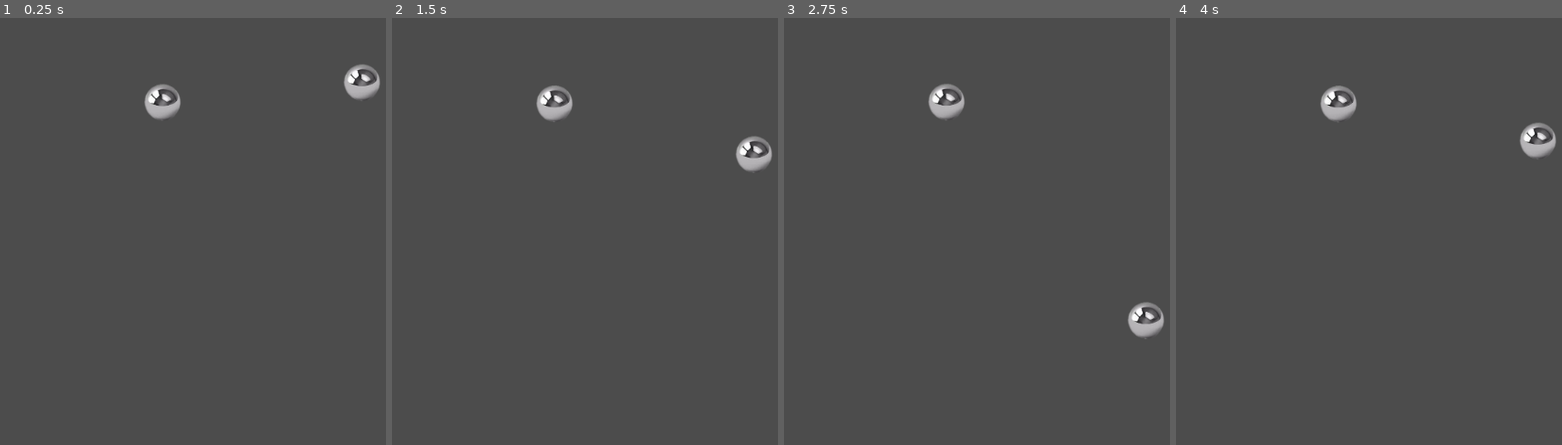
Above: before the commit, frames 1-4 (left to right).
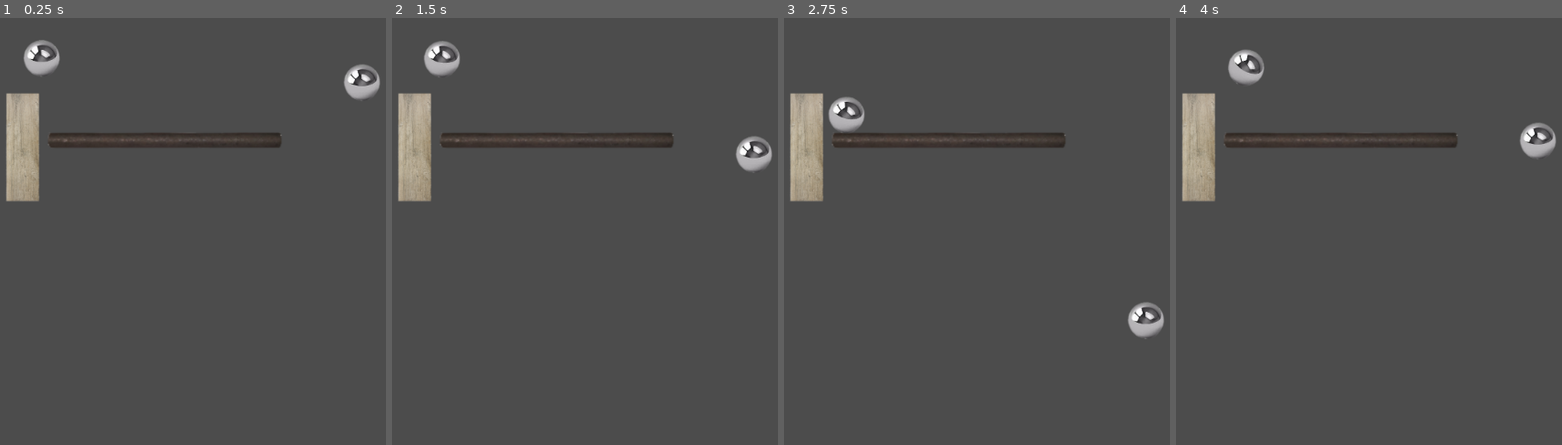
Above: after the commit, the same moments.

Repository: justinlok/219Jammer
Game: Godot game, scene res://Main.tscn
The game is run twice, just before and just after one commit, with the same random seed, the same clock (stepped at 60 frames per second) and the same inputs.
Inputs:
- Up to frame 1 (0.25 s): no input
- Up to frame 2 (1.5 s): no input
- Up to frame 3 (2.75 s): no input
- Up to frame 4 (4 s): no input

The runs differ from the first frame. In frame 1, 4.5% of the frame differs, in the area x 1-74%, y 5-43%; in frame 2, 4.5%; in frame 3, 4.5%; in frame 4, 4.5%.

Commit message:
Graphite and Wood textures

Diff:
--- a/Main.tscn
+++ b/Main.tscn
@@ -1,17 +1,21 @@
-[gd_scene load_steps=4 format=2]
+[gd_scene load_steps=5 format=2]
 
 [ext_resource path="res://Ball.tscn" type="PackedScene" id=1]
 [ext_resource path="res://Wall.tscn" type="PackedScene" id=2]
 [ext_resource path="res://Main.gd" type="Script" id=3]
+[ext_resource path="res://wood slab.tscn" type="PackedScene" id=4]
 
 [node name="Node2D" type="Node2D"]
 script = ExtResource( 3 )
 
+[node name="wood slab" parent="." instance=ExtResource( 4 )]
+position = Vector2( 274.673, 181.107 )
+
+[node name="Wall" parent="." instance=ExtResource( 2 )]
+position = Vector2( 474.775, 171.76 )
+
 [node name="Ball" parent="." instance=ExtResource( 1 )]
 position = Vector2( 749.666, 87.3076 )
 
-[node name="Wall" parent="." instance=ExtResource( 2 )]
-position = Vector2( 474.775, 159.454 )
-
 [node name="Ball2" parent="." instance=ExtResource( 1 )]
-position = Vector2( 469.906, 115.206 )
+position = Vector2( 300.369, 53.2667 )
--- a/Wall.tscn
+++ b/Wall.tscn
@@ -1,4 +1,6 @@
-[gd_scene load_steps=2 format=2]
+[gd_scene load_steps=3 format=2]
+
+[ext_resource path="res://Sprites/Graphite Rod.png" type="Texture" id=1]
 
 [sub_resource type="RectangleShape2D" id=1]
 extents = Vector2( 161.527, 10 )
@@ -8,3 +10,8 @@
 
 [node name="CollisionShape2D" type="CollisionShape2D" parent="."]
 shape = SubResource( 1 )
+
+[node name="Sprite" type="Sprite" parent="."]
+position = Vector2( -3.11826, 6.23224 )
+scale = Vector2( 1.3152, 0.974949 )
+texture = ExtResource( 1 )
--- /dev/null
+++ b/wood slab.tscn
@@ -0,0 +1,19 @@
+[gd_scene load_steps=3 format=2]
+
+[ext_resource path="res://Sprites/Wood Plank (vertical).png" type="Texture" id=1]
+
+[sub_resource type="RectangleShape2D" id=1]
+extents = Vector2( 22.3372, 73.7282 )
+
+[node name="wood slab" type="RigidBody2D"]
+position = Vector2( 451.178, 179.219 )
+mode = 1
+
+[node name="CollisionShape2D" type="CollisionShape2D" parent="."]
+position = Vector2( 0, -4.02239 )
+shape = SubResource( 1 )
+
+[node name="Sprite" type="Sprite" parent="."]
+position = Vector2( -0.943848, 0 )
+scale = Vector2( 0.67196, 0.573341 )
+texture = ExtResource( 1 )
Binary file added: Sprites/Graphite Rod.png
Not shown, added: Sprites/Graphite Rod.png.import
Binary file added: Sprites/Wood Plank (vertical).png
Not shown, added: Sprites/Wood Plank (vertical).png.import
